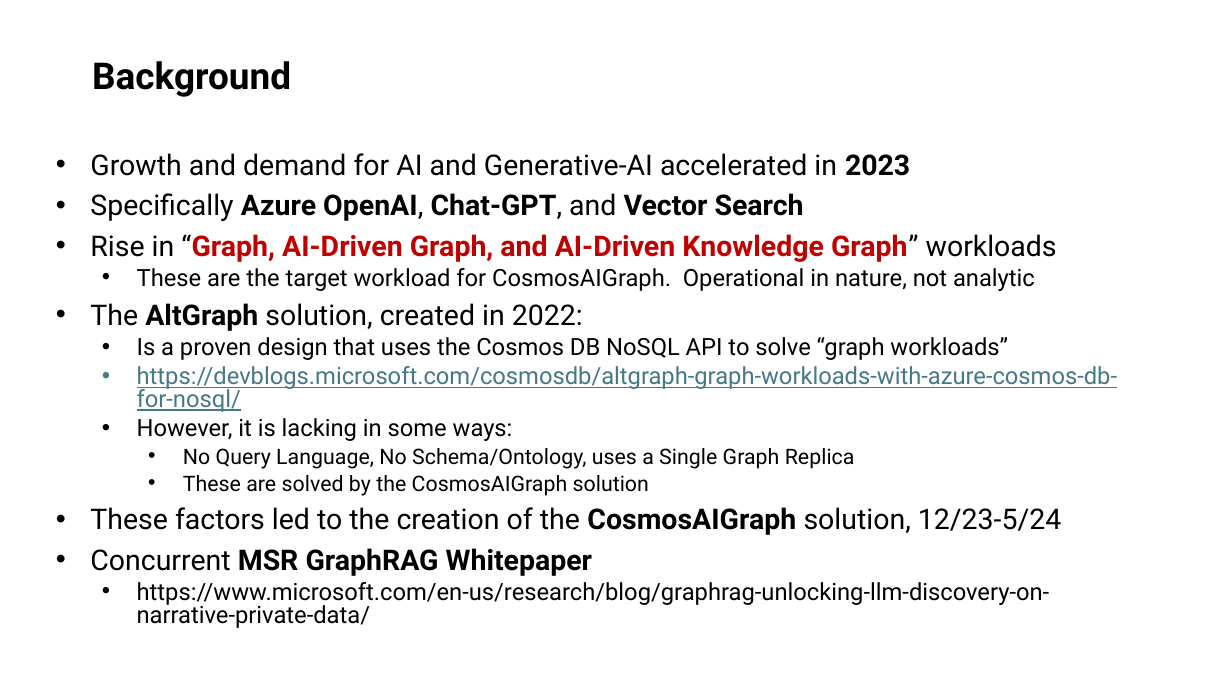
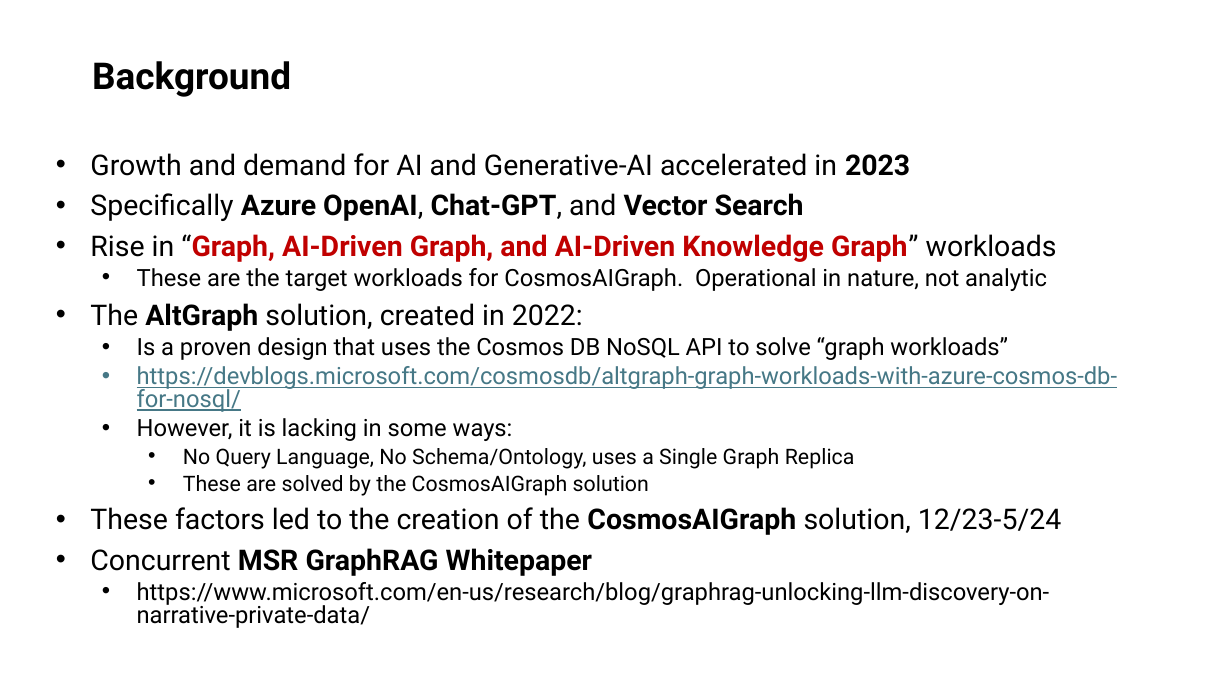
Before and after one commit to cjoakim/CosmosAIGraph, a slide deck: slide 2 of presentations/CosmosAIGraph-v2.pptx. Drawn at 1232x693 pixels with LibreOffice and Linux fonts; fonts in the diff are those of the drawing. Boxes give left, top, right and bottom in pixels: in the first picture for what was removed or moved away, otherwise in the second. Text is boxed around its words. In the diff, an @@ line names an element or a change of style, - is before the commit and + after.

Commit message:
Updated CosmosAIGraph-v2.pptx and pdf

```diff
--- a/presentations/CosmosAIGraph-v2.pptx
+++ b/presentations/CosmosAIGraph-v2.pptx
@@ subtitle at [137, 268, 1047, 291]: text changed @@
-  • These are the target workload for CosmosAIGraph. Operational in nature, not analytic
+  • These are the target workloads for CosmosAIGraph. Operational in nature, not analytic
```
Also in this commit, not shown: 1 other slide changed, 1 other file.
